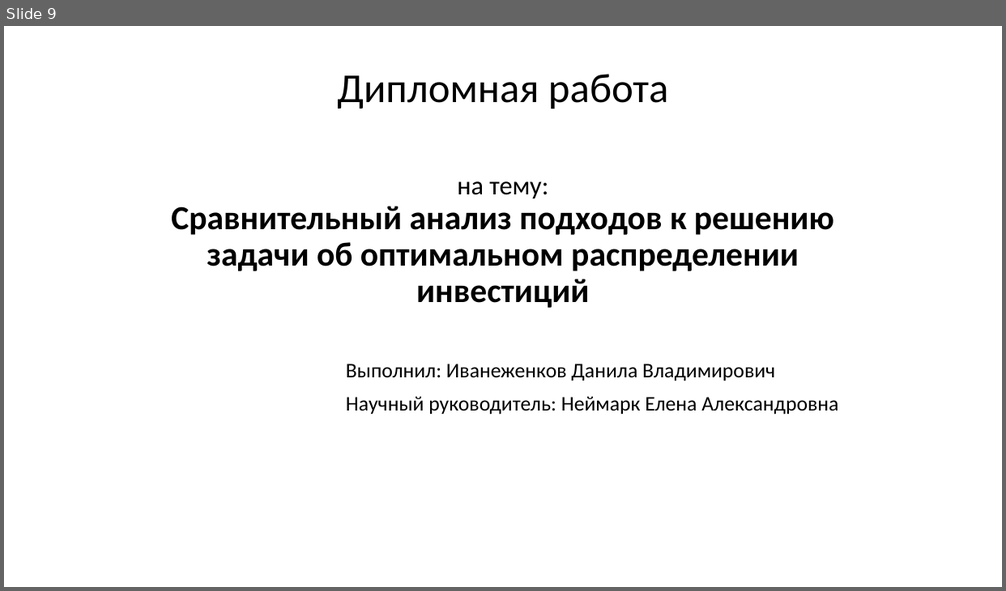
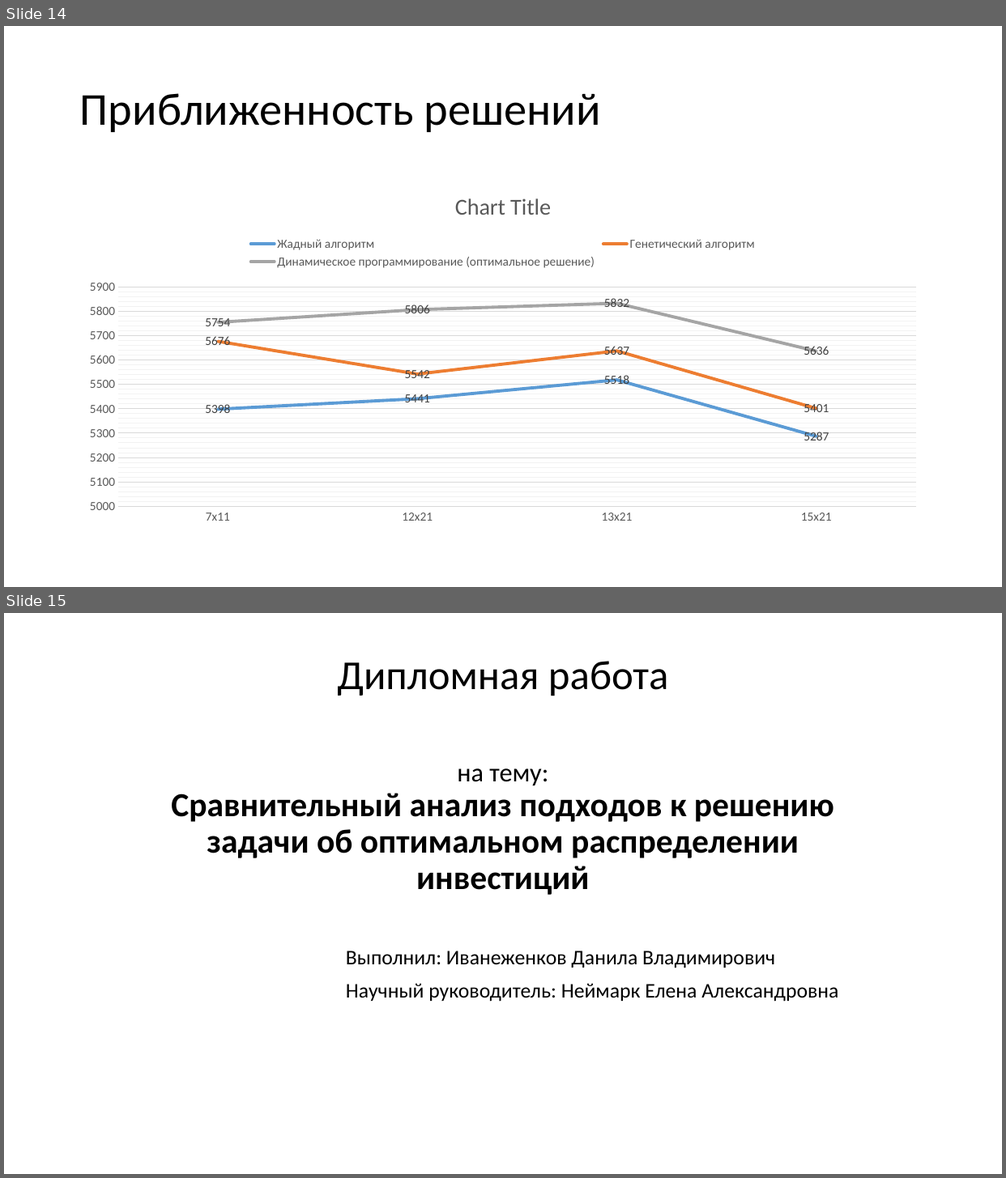
Before and after one commit to Danilews/Backpack, a slide deck: Backpack_plus_remaster/Дипломная работа.pptx. Shown one above the other, each under a label of ours: slide 9 before the commit, slides 14 and 15 after it. The pictures are 1006x591 and 1006x1178 pixels, drawn with LibreOffice and Linux fonts; fonts in the diff are those of the drawing. Boxes give left, top, right and bottom in pixels: in the first picture for what was removed or moved away, otherwise in the second. Text is boxed around its words. In the diff, an @@ line names an element or a change of style, - is before the commit and + after.

```diff
--- a/Backpack_plus_remaster/Дипломная работа.pptx
+++ b/Backpack_plus_remaster/Дипломная работа.pptx
@@ slide 14 added at box(4, 26, 1002, 587), background #FFFFFF @@
@@ title added at box(80, 93, 601, 132), 44 pt, text #000000 @@
+Приближенность решений
@@ line chart added at box(73, 176, 934, 532) @@
+categories: 7х11, 12х21, 13х21, 15х21
+Жадный алгоритм: 5398, 5441, 5518, 5287
+Генетический алгоритм: 5676, 5542, 5637, 5401
+Динамическое программирование (оптимальное решение): 5754, 5806, 5832, 5636
@@ what was slide 9 is now slide 15 @@
```
Also in this commit, not shown: 1 slide changed, 6 other slides added, 1 slide removed, 6 other files.
